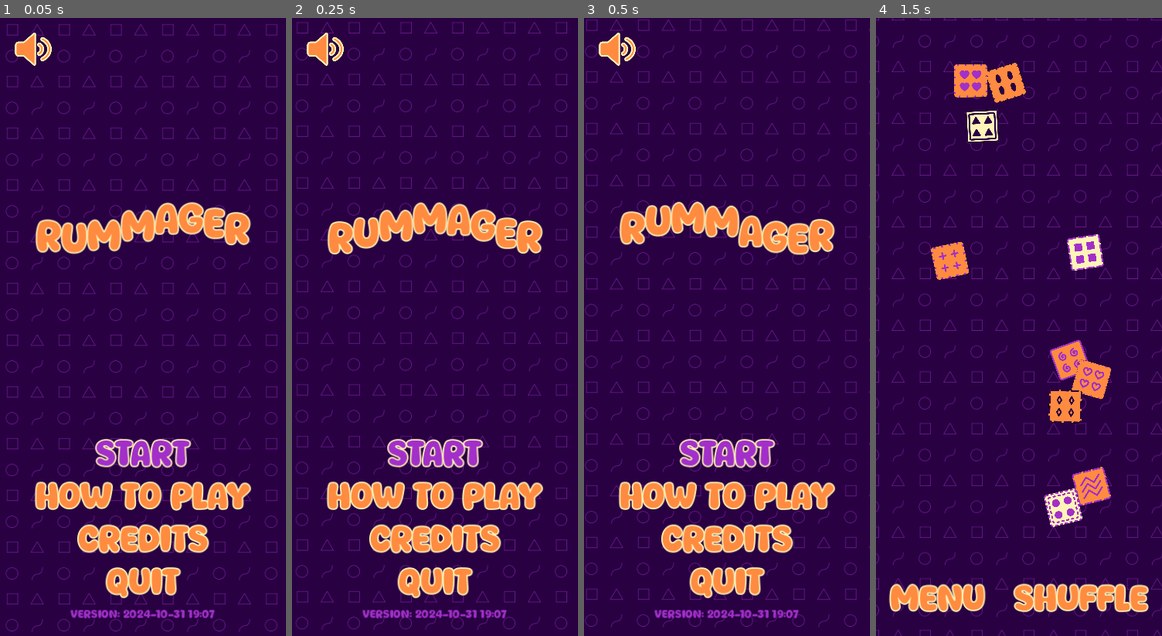
Above: before the commit, frames 1-4 (left to right).
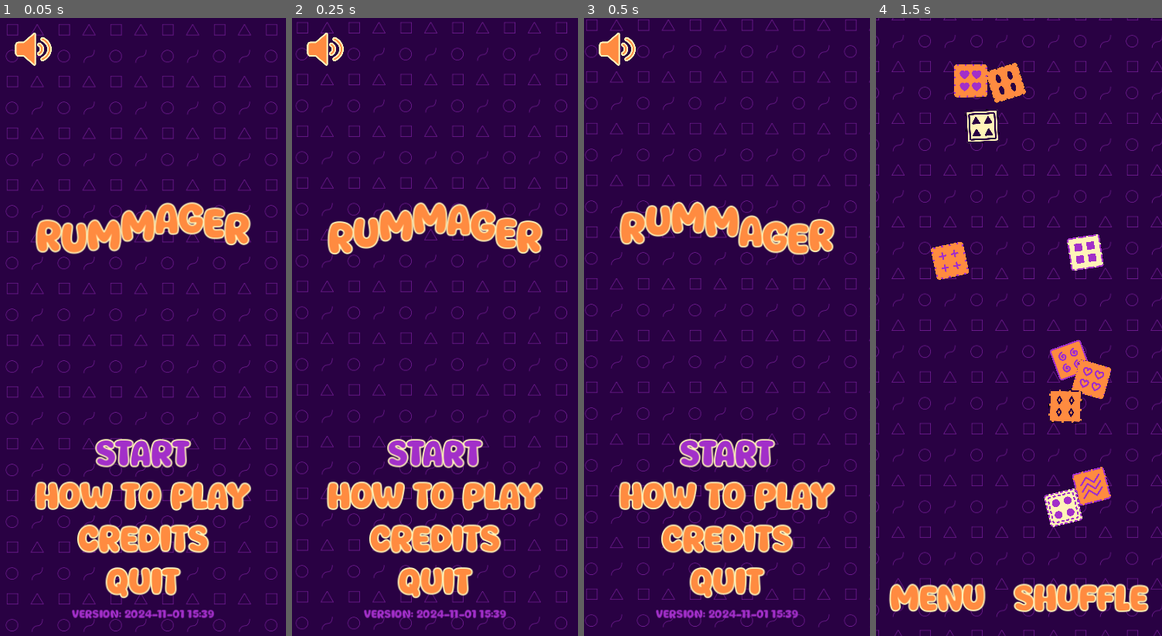
Above: after the commit, the same moments.

Repository: magopian/rummager
Game: Godot game, scene res://start_menu.tscn
The game is run twice, just before and just after one commit, with the same random seed, the same clock (stepped at 60 frames per second) and the same inputs.
Inputs:
- Up to frame 1 (0.05 s): no input
- Up to frame 2 (0.25 s): no input
- Up to frame 3 (0.5 s): no input
- Up to frame 4 (1.5 s): click "START" at 0.5 s; click "Let's go!" at 1.25 s

The runs differ from the first frame. In frame 1, 0.4% of the frame differs, in the area x 24-76%, y 95-98%; in frame 2, 0.4%; in frame 3, 0.4%; in frame 4, nothing differs.

Commit message:
Bump version number

Diff:
--- a/project.godot
+++ b/project.godot
@@ -11,7 +11,7 @@
 [application]
 
 config/name="Rummager"
-config/version="2024-10-31 19:07"
+config/version="2024-11-01 15:39"
 run/main_scene="res://start_menu.tscn"
 config/features=PackedStringArray("4.3", "Mobile")
 boot_splash/image="res://assets/boot_splash.png"
